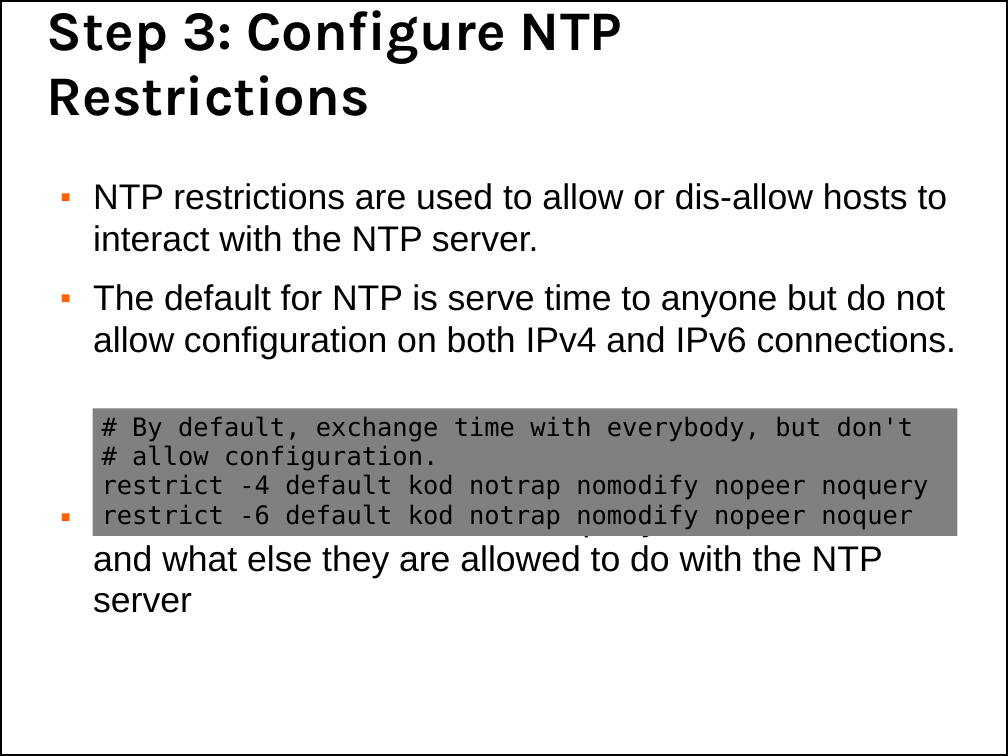
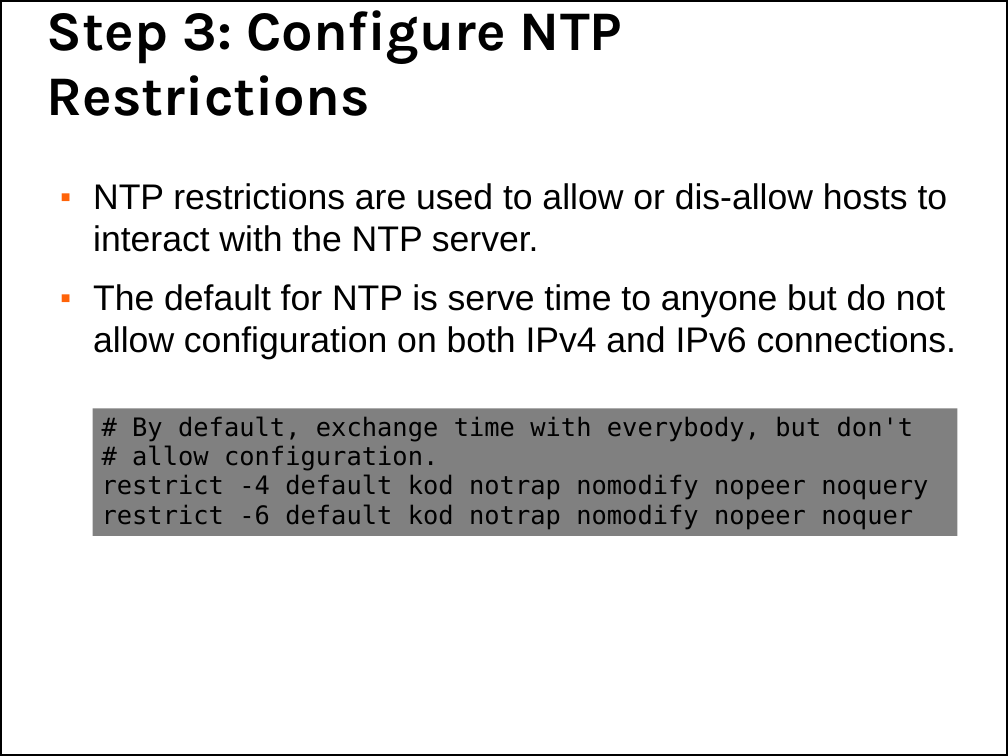
Before and after one commit to afnog/afnog.github.io, a slide deck: slide 11 of sse/ntp/ntp-service.pptx. Drawn at 1008x756 pixels with LibreOffice and Linux fonts; fonts in the diff are those of the drawing; background and template pictures are left out. Boxes give left, top, right and bottom in pixels: in the first picture for what was removed or moved away, otherwise in the second. Text is boxed around its words. In the diff, an @@ line names an element or a change of style, - is before the commit and + after.

```diff
--- a/sse/ntp/ntp-service.pptx
+++ b/sse/ntp/ntp-service.pptx
@@ text at (93,504,955,613): paragraph removed @@
-■ Now restrict who is allowed to query the server for time and what else they are allowed to do with the NTP server
```
Also in this commit, not shown: 2 other files.
